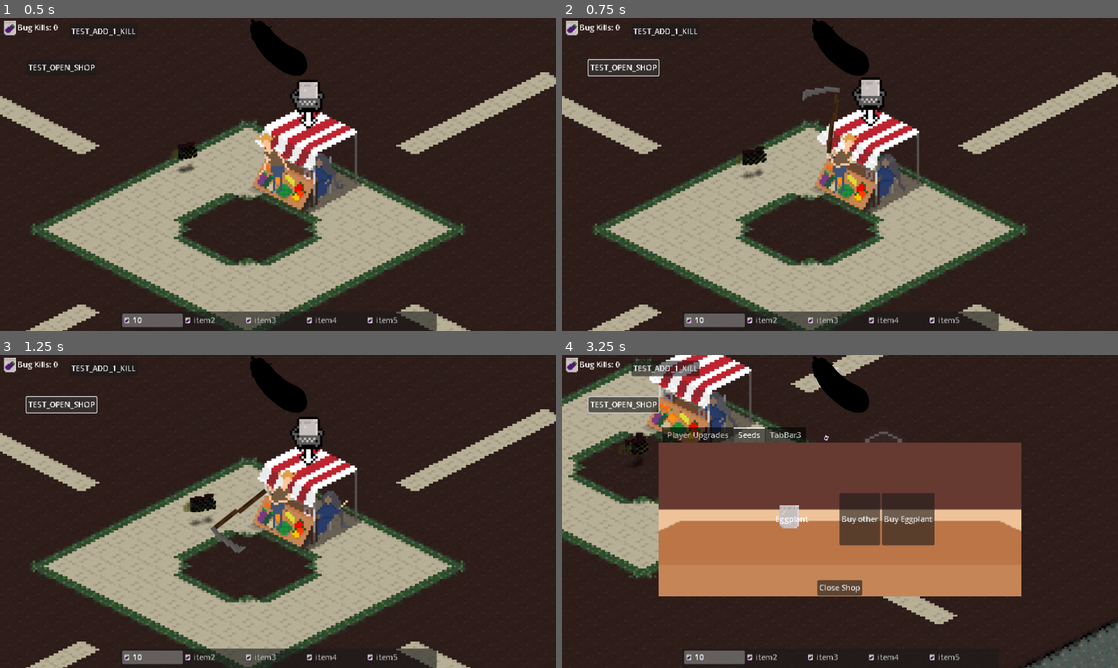
Above: before the commit, frames 1-4 (two rows, left to right).
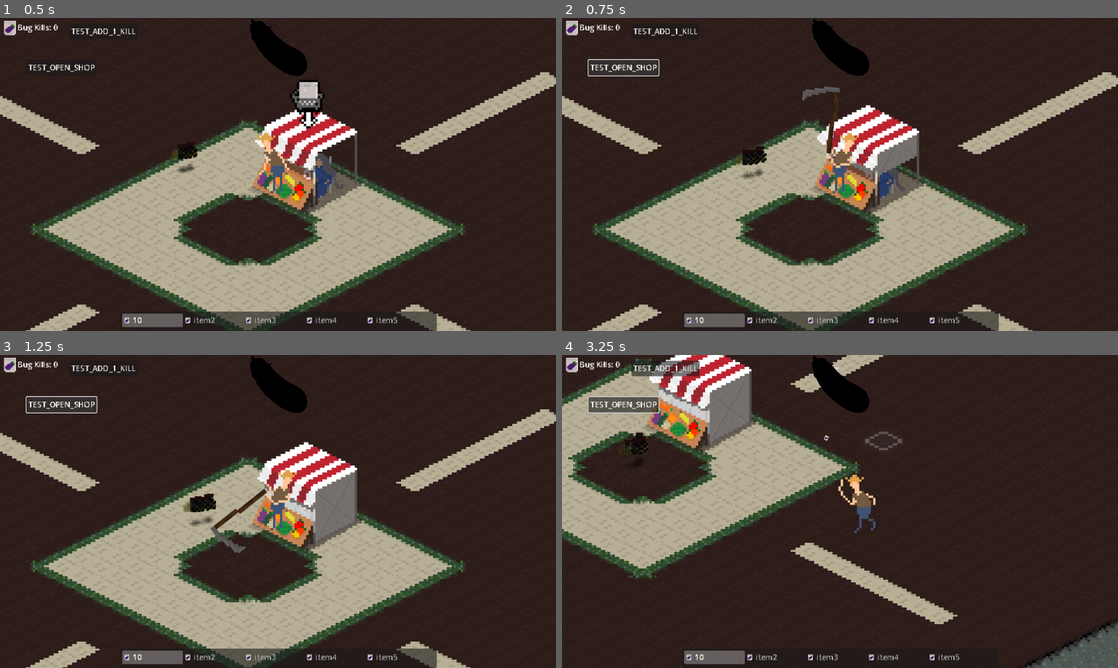
Above: after the commit, the same moments.

Repository: henreedev/final-farm
Game: Godot game, scene res://scenes/main.tscn
Two runs of this game, one before a commit and one after it. Both use one fixed random seed, a clock stepped at 60 frames per second and the inputs below.
Inputs (mouse positions are in pixels of both pictures, inside the frame that each line leads up to):
- Up to frame 1 (0.5 s): no input
- Up to frame 2 (0.75 s): click "TEST_OPEN_SHOP" at 0.5 s
- Up to frame 3 (1.25 s): no input
- Up to frame 4 (3.25 s): move the mouse to (962, 495) at 1.27 s; hold D (Right) 1.28-2.03 s; hold E (interact) 1.28-2.03 s; right-click (962, 495) at 1.55 s; move the mouse to (728, 527) at 2.02 s; hold S (Down) 2.03-2.78 s; right-click (728, 527) at 2.1 s; tap E (interact) at 2.3 s; move the mouse to (895, 442) at 2.77 s; hold D (Right) from 2.78 s (still down); hold E (interact) from 2.78 s (still down); right-click (895, 442) at 3.05 s

Frame 1 is identical in both runs. In frame 2, 1.2% of the frame differs, in the area x 47-64%, y 19-56%; in frame 3, 1.9%; in frame 4, 34%, in the area x 17-83%, y 6-78%.

Commit message:
shop icon hides when shop closes

Diff:
--- a/scenes/UI/upgrade_menu.gd
+++ b/scenes/UI/upgrade_menu.gd
@@ -1,6 +1,6 @@
 extends Control
-signal check_if_purchasable
 signal purchased_seed(type: Plant.Type)
+signal player_upgrade(tempstring: String)
 var isPurchased := [false]
 @onready var main = get_tree().get_first_node_in_group("main")
 
@@ -48,4 +48,5 @@
 
 
 func _on_player_speed_pressed() -> void:
+	player_upgrade.emit("speed")
 	pass # Replace with function body.
--- a/scenes/UI/upgrade_menu.tscn
+++ b/scenes/UI/upgrade_menu.tscn
@@ -56,6 +56,9 @@
 [node name="player_speed" type="Button" parent="MarginContainer/TabContainer/Player Upgrades/ScrollContainer"]
 layout_mode = 2
 text = "Buy Speed Up :10"
+
+[node name="Button" type="Button" parent="MarginContainer/TabContainer/Player Upgrades/ScrollContainer"]
+layout_mode = 2
 
 [node name="Seeds" type="TabBar" parent="MarginContainer/TabContainer"]
 layout_mode = 2
--- a/scenes/main.gd
+++ b/scenes/main.gd
@@ -35,7 +35,6 @@
 func connect_signals():
 	await get_tree().create_timer(0.02).timeout
 	shop.toggle_shop.connect(_toggle_shop)
-	upgrade_menu.check_if_purchasable.connect(_on_upgrade_menu_check_if_purchasable)
 
 func receive_food():
 	food_amount += 1
@@ -73,15 +72,6 @@
 			#toggle_game_paused.emit(true)
 
 
-func _on_upgrade_menu_check_if_purchasable(upgrade_name: String, price: int) -> void:
-	if bugs_killed >= price:
-		bugs_killed -= price
-		player_ui.bugs_killed = bugs_killed
-		upgrade_purchased.emit(upgrade_name,price)
-		print("emitting upgrade name of: ",upgrade_name)
-	else:
-		print("upgrade failed: not enough muns")
-
 
 func _on_player_ui_bug_killed() -> void:
 	bugs_killed+=1
@@ -89,9 +79,11 @@
 
 
 func _on_test_open_shop_pressed() -> void:
-	print("toggling shop to", shop.is_open)
-	if shop.is_open: shop.close
-	else: shop.open
+	if shop.is_open:
+		shop.close()
+		upgrade_menu.visible = false
+	else:
+		shop.open()
 
 func _toggle_shop():
 	print("opening shop")
--- a/scenes/map/shop.gd
+++ b/scenes/map/shop.gd
@@ -22,7 +22,6 @@
 		player_interact()
 
 func player_interact():
-	print("Player interacted with shop (TODO)")
 	toggle_shop.emit()
 
 func throw():
@@ -38,6 +37,8 @@
 	play()
 	is_open = false
 	wave_timer.paused = true
+	interact_icon.hide()
+	interact_icon.stop()
 
 func open():
 	if throwing:
@@ -46,6 +47,9 @@
 	play()
 	is_open = true
 	wave_timer.paused = false
+	if player_in_range:
+			interact_icon.show()
+			interact_icon.play()
 
 func wave():
 	animation = "wave"
@@ -67,8 +71,9 @@
 func _on_interact_area_body_entered(body: Node2D) -> void:
 	if body is Player:
 		player_in_range = true
-		interact_icon.show()
-		interact_icon.play()
+		if is_open:
+			interact_icon.show()
+			interact_icon.play()
 
 func _on_interact_area_body_exited(body: Node2D) -> void:
 	if body is Player:
@@ -104,5 +109,6 @@
 				else: throwing = false
 
 
+
 func _on_wave_timer_timeout() -> void:
 	should_wave = true
--- a/scenes/player/player.gd
+++ b/scenes/player/player.gd
@@ -169,13 +169,6 @@
 	if Input.is_action_just_pressed("purchase_seed"):
 		if not shop: shop = get_tree().get_first_node_in_group("shop")
 		shop.queue_throw(Plant.Type.EGGPLANT)
-"""
-	if Input.is_action_just_pressed("interact"):
-		if shop.is_open:
-			shop.close()
-		else:
-			shop.open()
-			"""
 
 func start_throw():
 	if not (holding_throw or swinging or throwing or ignore_swing or waiting_for_release):
@@ -248,6 +241,9 @@
 
 func _on_upgrade_menu_purchased_seed(seed_type: Plant.Type):
 	receive_seed(seed_type)
+	pass
+
+func _on_upgrade_menu_player_upgrade(upgrade_name: String):
 	pass
 
 #endregion: Player action functions
